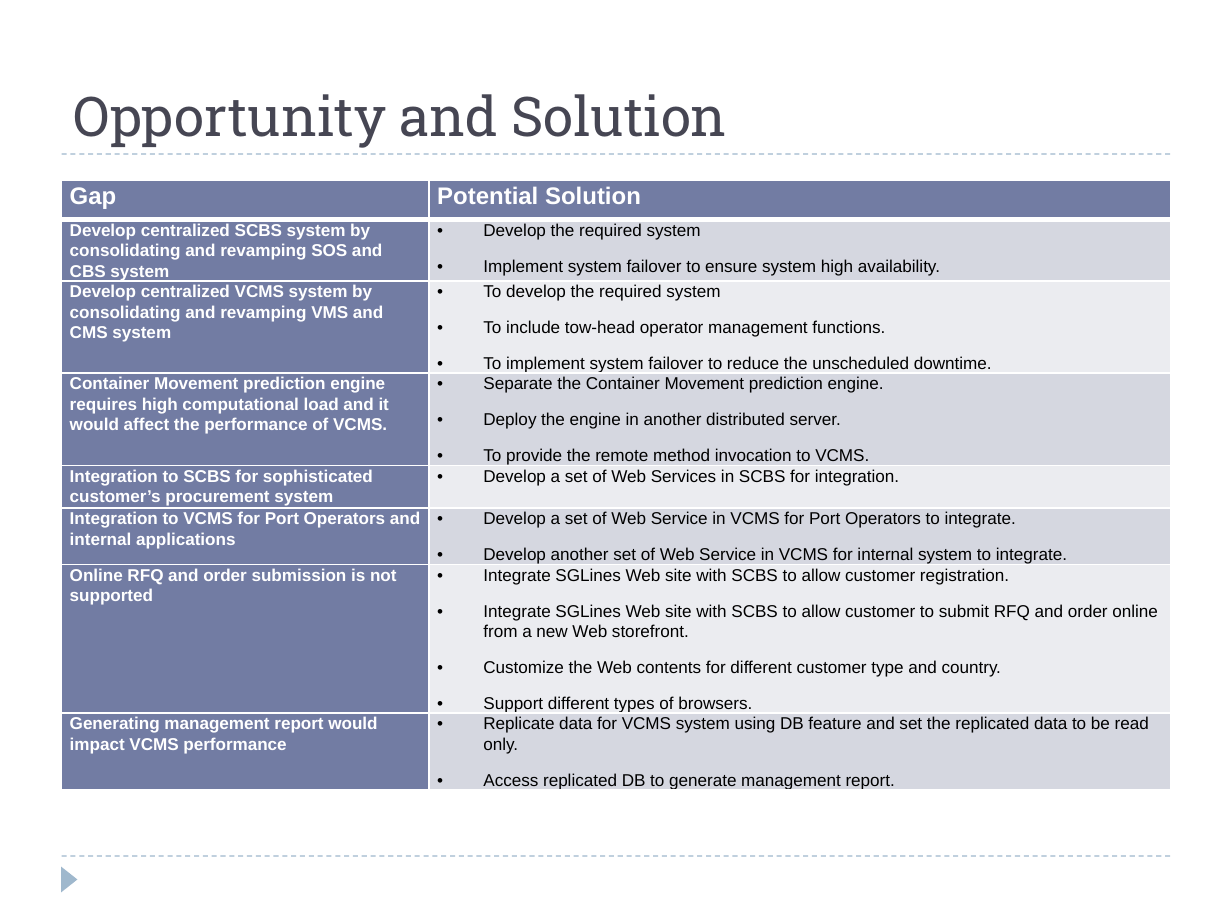
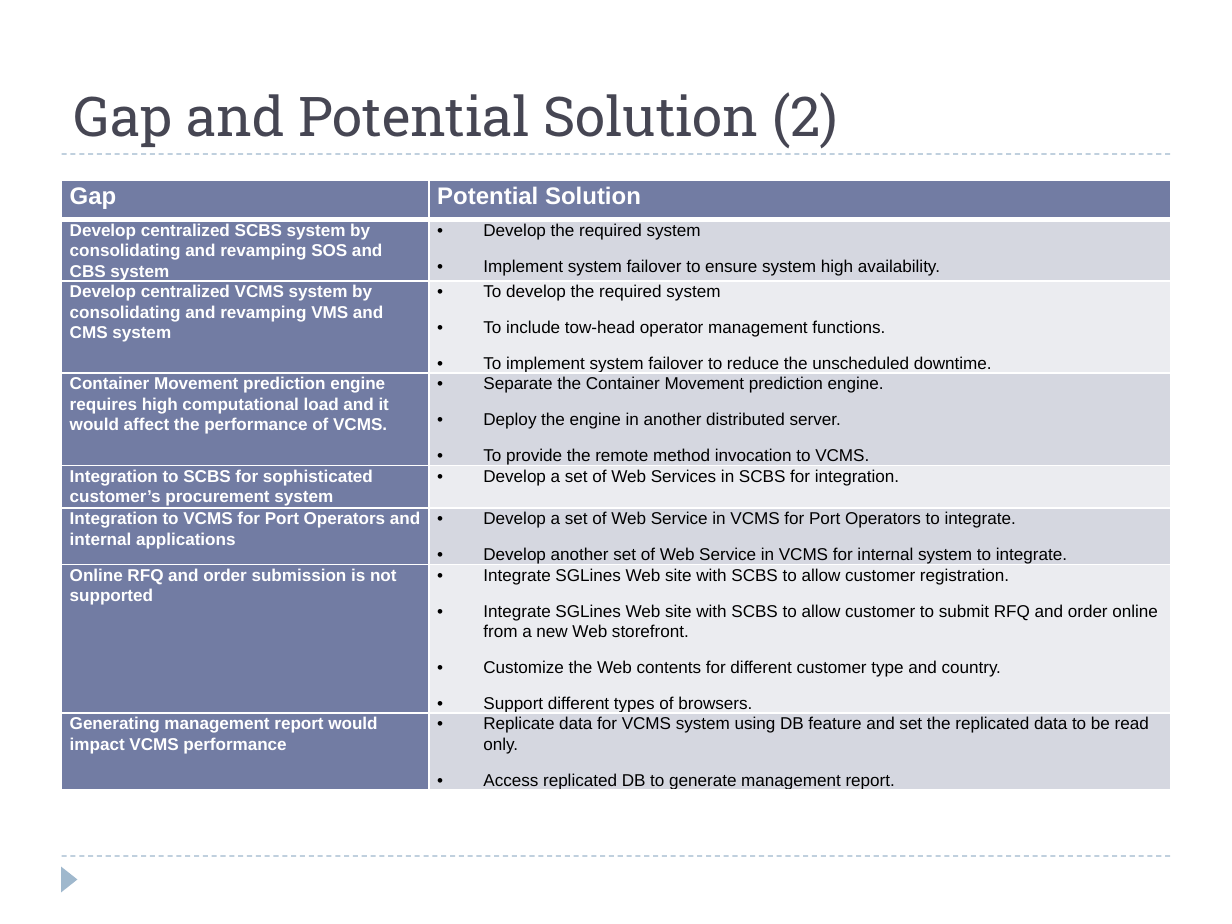
Before and after one commit to windieccf/t1-shipping, a slide deck: slide 35 of Enterprise Architech Presentation.pptx (slide 33 before the commit). Drawn at 1232x924 pixels with LibreOffice and Linux fonts; fonts in the diff are those of the drawing. Boxes give left, top, right and bottom in pixels: in the first picture for what was removed or moved away, otherwise in the second. Text is boxed around its words. In the diff, an @@ line names an element or a change of style, - is before the commit and + after.

```diff
--- a/Enterprise Architech Presentation.pptx
+++ b/Enterprise Architech Presentation.pptx
@@ title at bbox=[74, 92, 837, 148]: text changed @@
-Opportunity and Solution
+Gap and Potential Solution (2)
```
Also in this commit, not shown: 6 other slides changed, 3 slides added, 1 slide removed.
